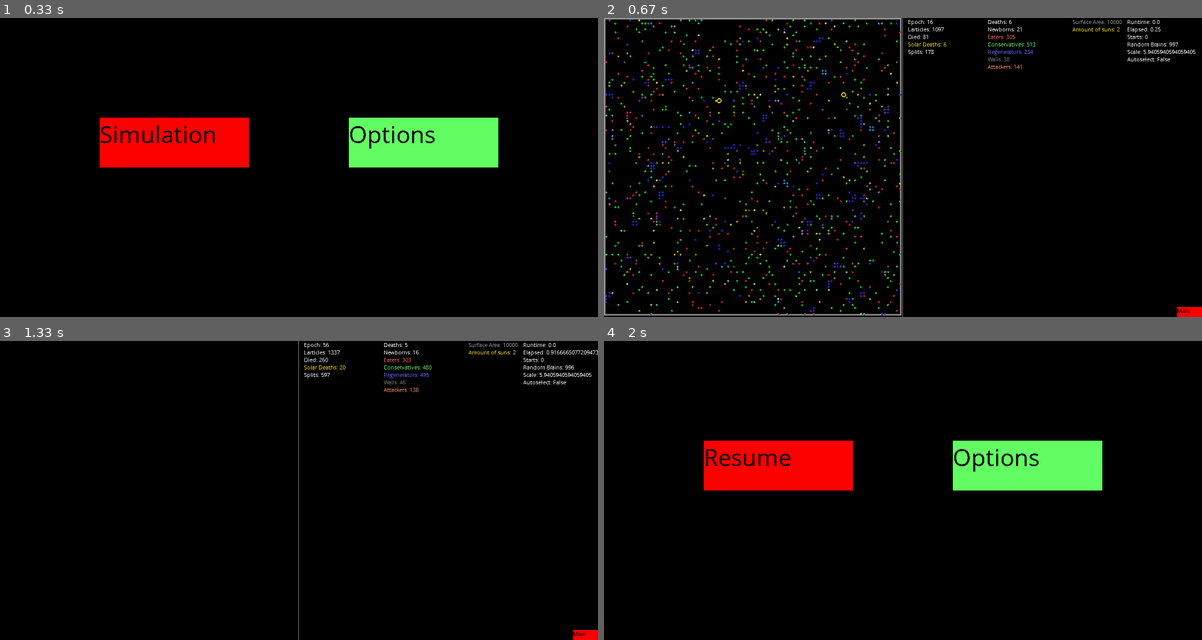
Above: before the commit, frames 1-4 (two rows, left to right).
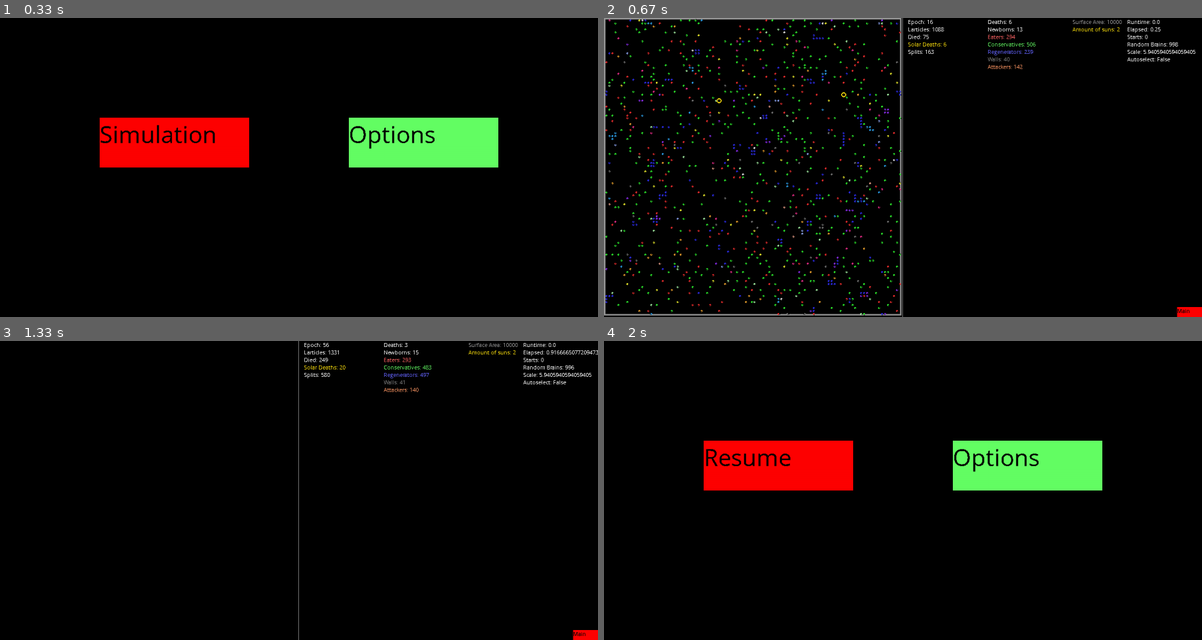
Above: after the commit, the same moments.

Repository: radijsdude/Larticles
Game: pygame game, started from GUI.py
Two runs of this game, one before a commit and one after it. Both use one fixed random seed, a clock stepped at 60 frames per second and the inputs below.
Inputs:
- Up to frame 1 (0.33 s): no input
- Up to frame 2 (0.67 s): tap Enter at 0.33 s
- Up to frame 3 (1.33 s): hold Down 0.67-1.13 s; hold Left from 1.17 s (still down)
- Up to frame 4 (2 s): release Left at 1.57 s; hold Up 1.6-1.97 s; tap Keypad Enter at 1.75 s

Frame 1 is identical in both runs. In frame 2, 0.6% of the frame differs, in the area x 0-96%, y 0-99%; in frame 3, less than 0.1%; in frame 4, nothing differs.

Commit message:
Add files via upload

Diff:
--- a/Simulation.py
+++ b/Simulation.py
@@ -796,7 +796,7 @@
         body.frozen = False
 
 
-    if body.attacking:
+    if body.eating:
         t = body_suffer * (1 + body.health / body_health_bar)
         body.body_drain = abs(t)
         body.health += t
